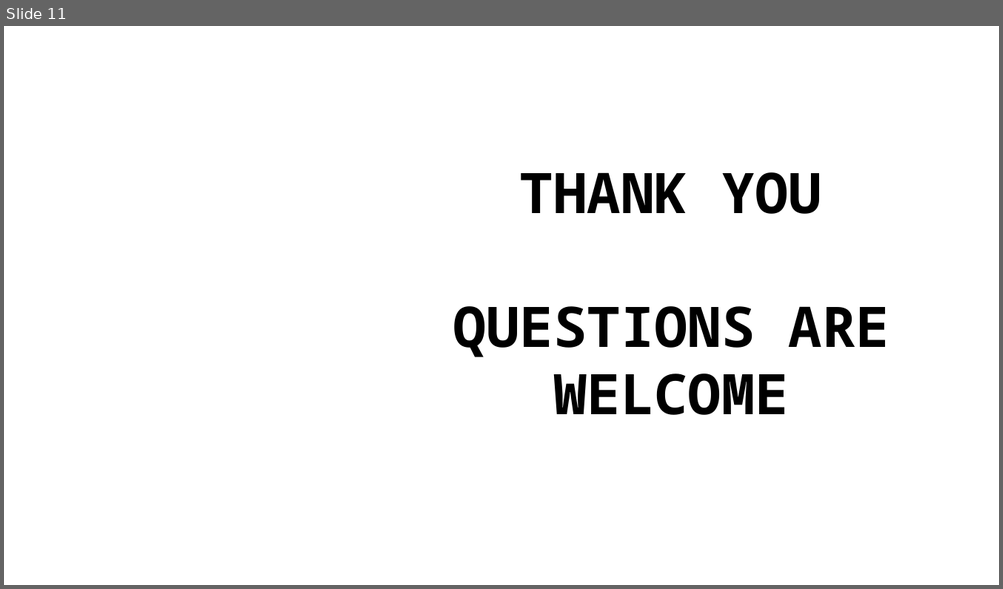
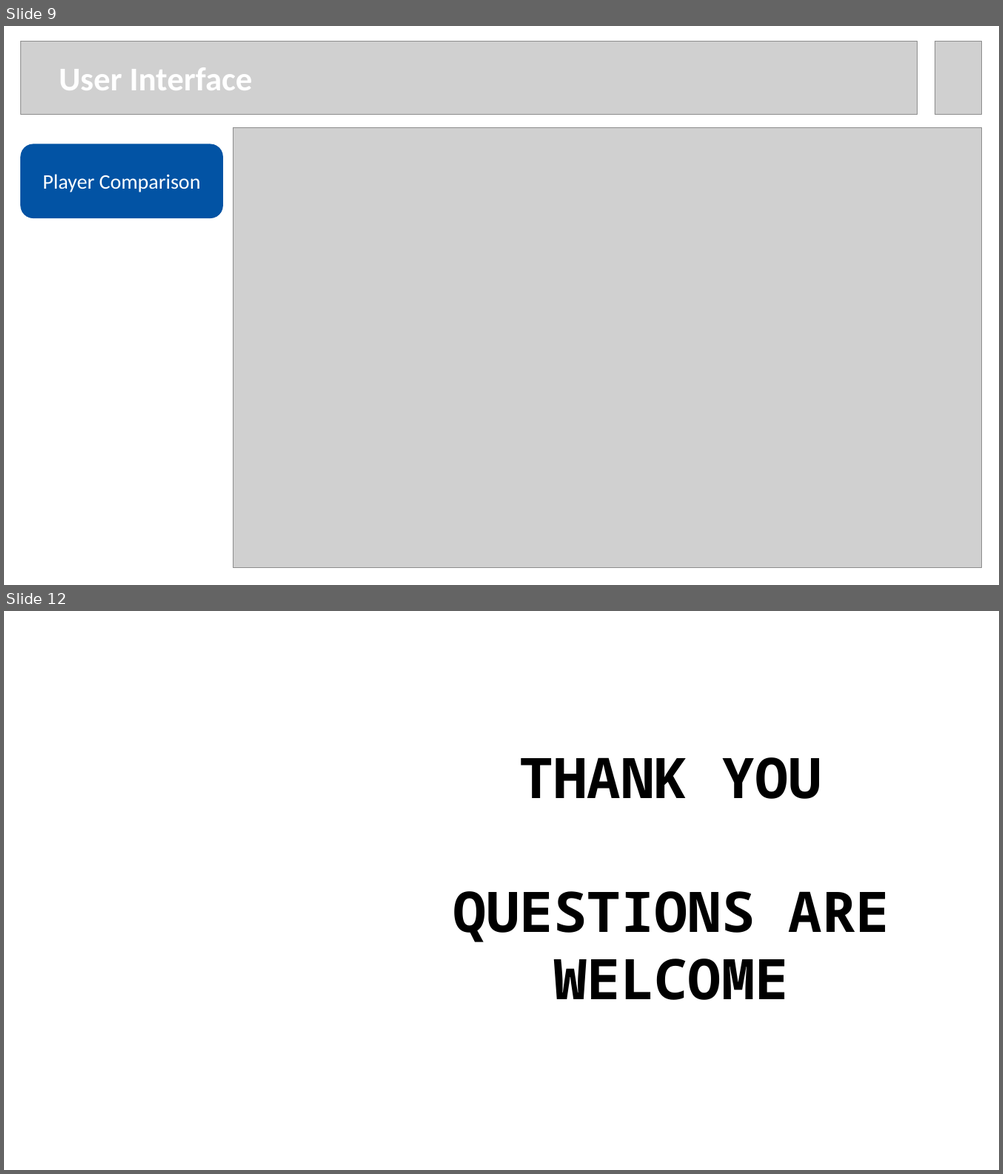
Before and after one commit to rmertoztop/project_4, a slide deck: Resources/NBA Project PPT.pptx. Shown one above the other, each under a label of ours: slide 11 before the commit, slides 9 and 12 after it; the slides between them are not shown. The pictures are 1003x589 and 1003x1174 pixels, drawn with LibreOffice and Linux fonts; fonts in the diff are those of the drawing; grey boxes stand for pictures; background and template pictures are left out. Boxes give left, top, right and bottom in pixels: in the first picture for what was removed or moved away, otherwise in the second. Text is boxed around its words. In the diff, an @@ line names an element or a change of style, - is before the commit and + after.

```diff
--- a/Resources/NBA Project PPT.pptx
+++ b/Resources/NBA Project PPT.pptx
@@ slide 9 added at box(4, 26, 999, 585), background #FFFFFF @@
@@ picture added at box(21, 41, 917, 114) @@
@@ picture added at box(935, 41, 982, 114) @@
@@ text added at box(59, 67, 253, 90), 32 pt, text #FFFFFF, bold @@
+User Interface
@@ picture added at box(233, 127, 982, 568) @@
@@ rounded rectangle added at box(21, 144, 222, 218), fill #0253A4, outline #0253A4 1 pt, 20 pt, text #FFFFFF @@
+Player Comparison
@@ what was slide 11 is now slide 12 @@
```
Also in this commit, not shown: 5 slides changed, 5 other slides added, 5 slides removed, 2 other files.
